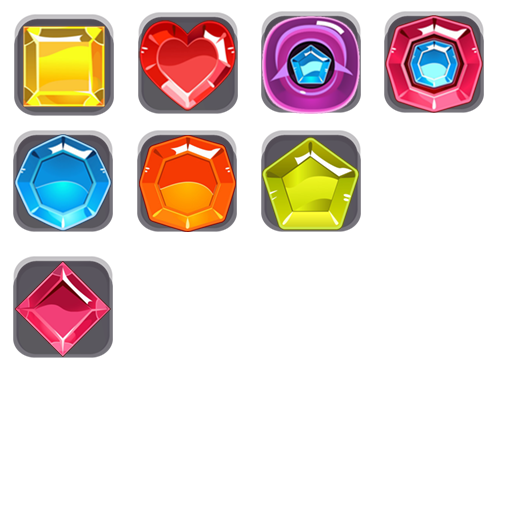
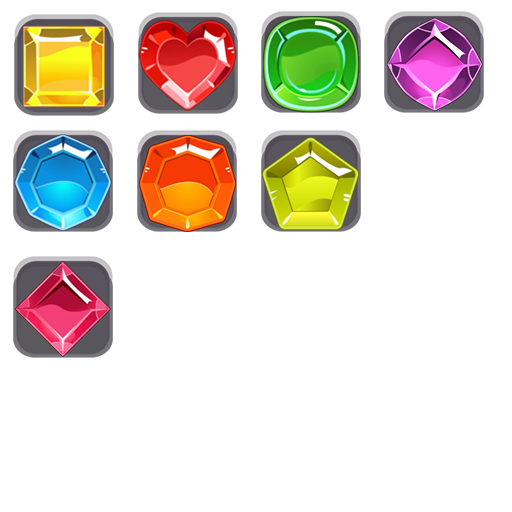
Two versions of the same layered image (512 × 512). Layer-by-layer changes:
added layer "Layer 28" above "Layer 17" over box(386, 15, 483, 112)
hid "Layer 17" over box(385, 15, 483, 113)
added layer "Layer 26" above "Layer 19" over box(263, 16, 360, 113)
hid "Layer 19" over box(262, 16, 360, 114)
